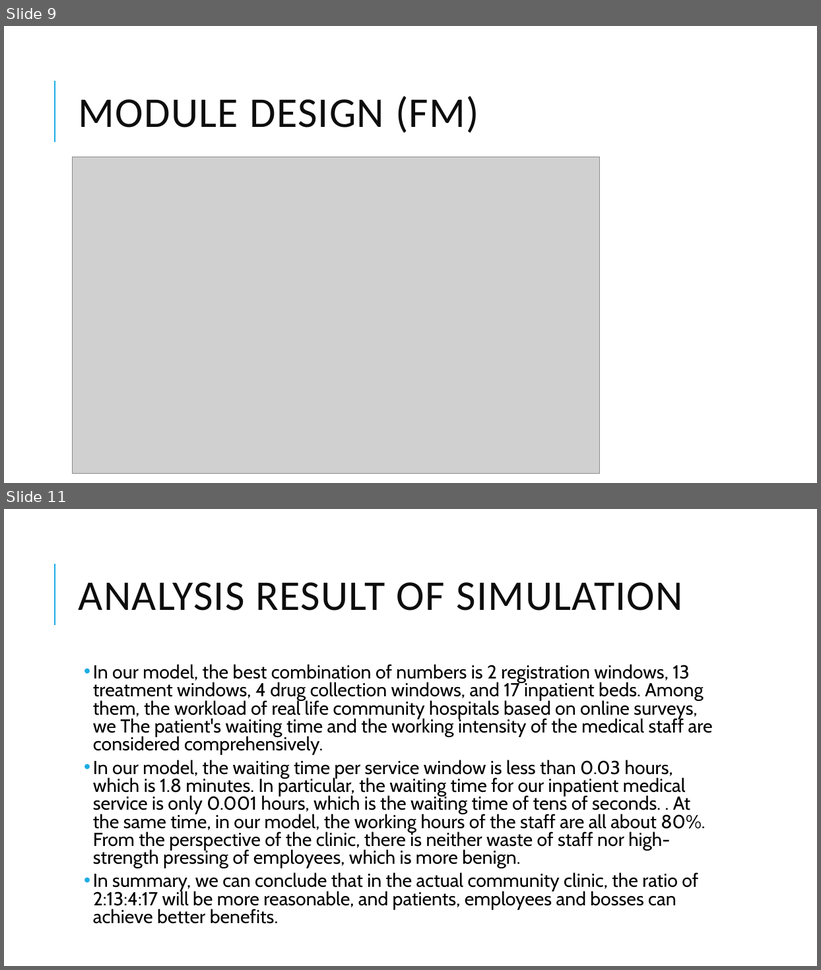
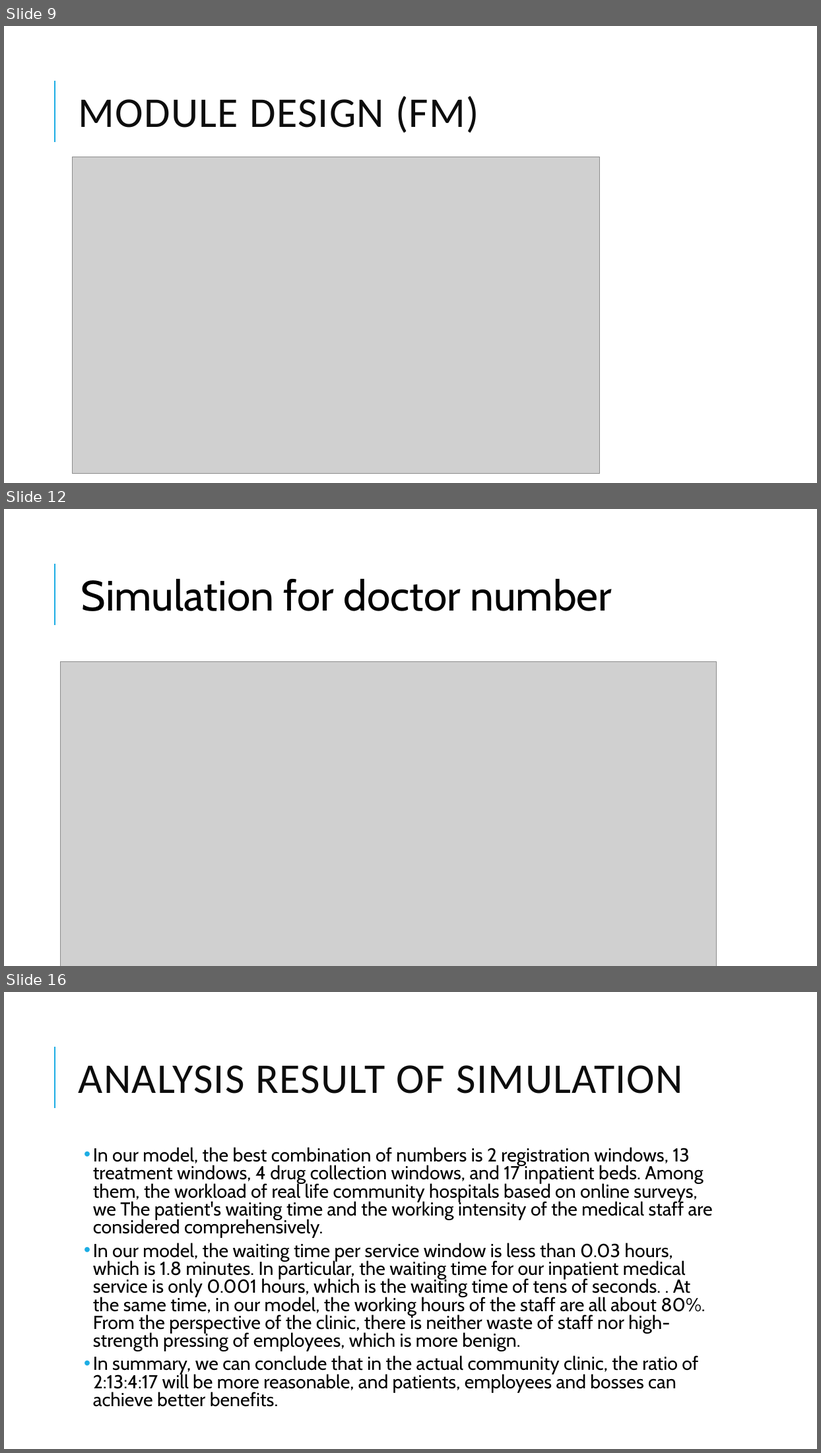
Before and after one commit to Knowden/module-simulation, a slide deck: presentation.pptx. Shown one above the other, each under a label of ours: slides 9 and 11 before the commit, slides 9, 12 and 16 after it; the slides between them are not shown. The pictures are 821x970 and 821x1453 pixels, drawn with LibreOffice and Linux fonts; fonts in the diff are those of the drawing; grey boxes stand for pictures. Boxes give left, top, right and bottom in pixels: in the first picture for what was removed or moved away, otherwise in the second. Text is boxed around its words. In the diff, an @@ line names an element or a change of style, - is before the commit and + after.

```diff
--- a/presentation.pptx
+++ b/presentation.pptx
@@ slide 12 added at [4,509,817,966], background #FFFFFF; not listed: 1 template element that a slide beside it also shows @@
@@ text added at [81,579,612,611], 50 pt, text #000000 @@
+Simulation for doctor number
@@ picture added at [61,661,717,966] @@
@@ what was slide 11 is now slide 16 @@
```
Also in this commit, not shown: 5 other slides added, 15 other files.
